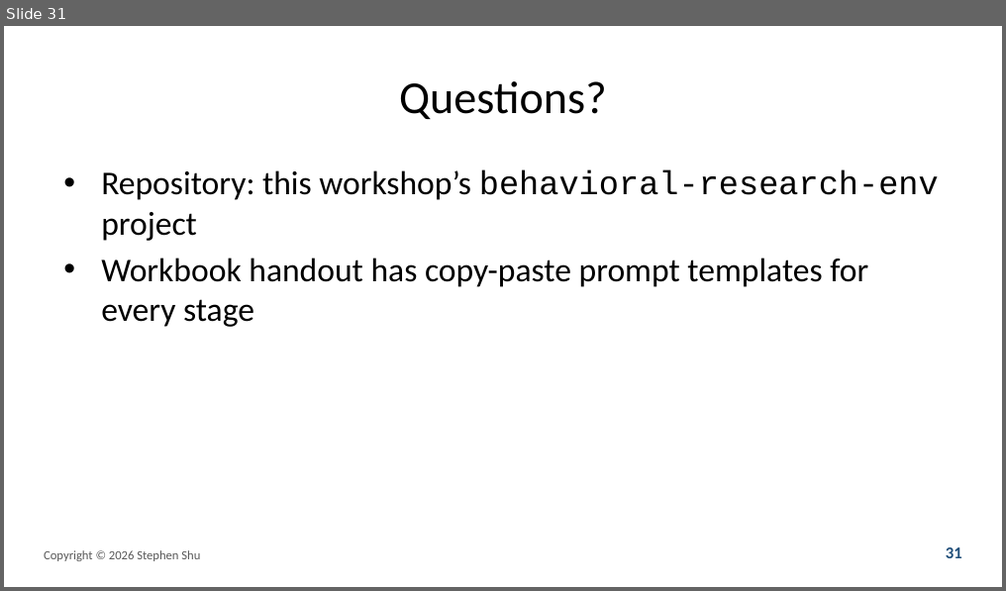
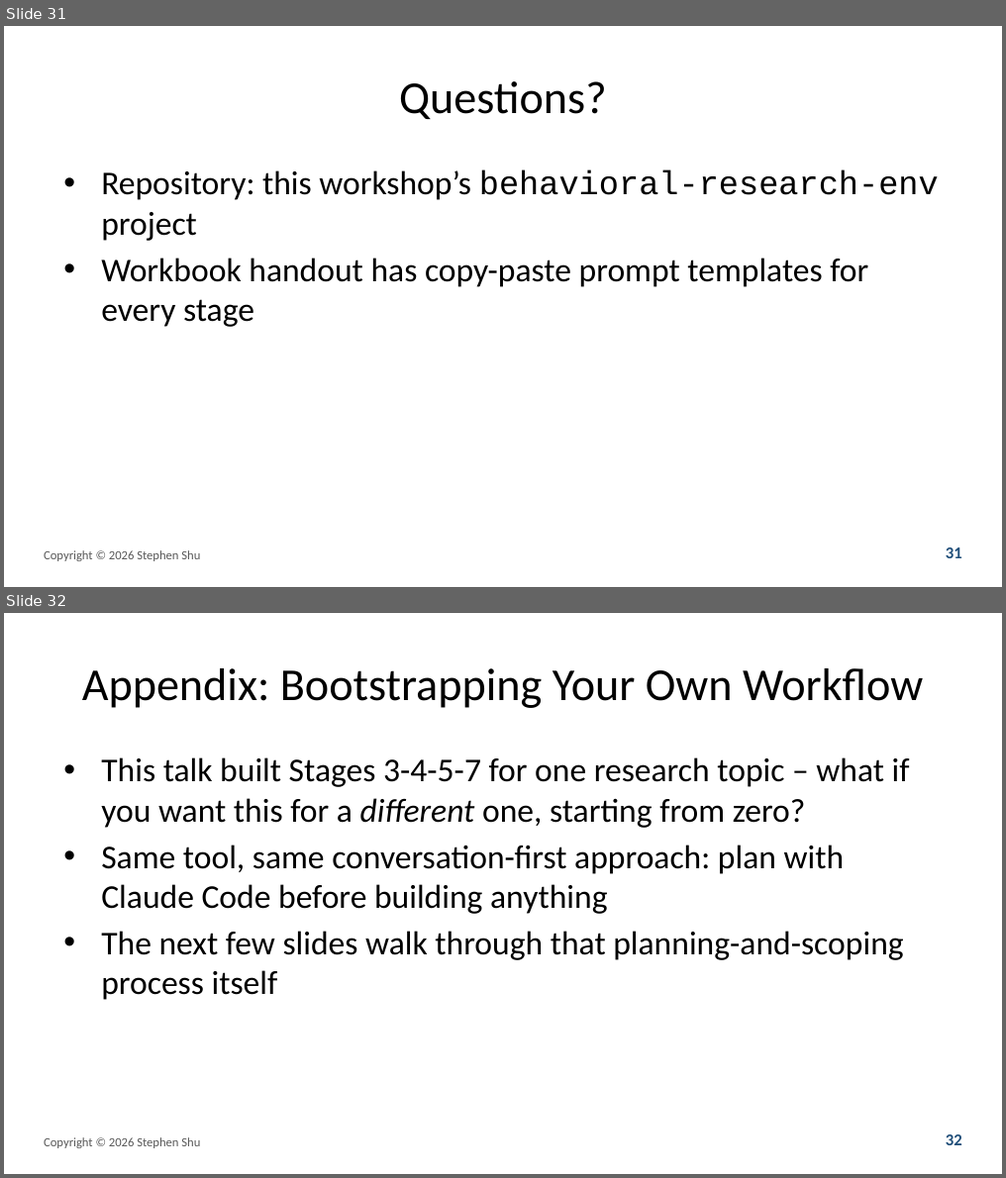
Before and after one commit to prof-stephenshu/behavioral-research-env, a slide deck: presentations/2026-workshop/slides.pptx. Shown one above the other, each under a label of ours: slide 31 before the commit, slides 31 and 32 after it. The pictures are 1006x591 and 1006x1178 pixels, drawn with LibreOffice and Linux fonts; fonts in the diff are those of the drawing. Boxes give left, top, right and bottom in pixels: in the first picture for what was removed or moved away, otherwise in the second. Text is boxed around its words. In the diff, an @@ line names an element or a change of style, - is before the commit and + after.

Commit message:
Add appendix on bootstrapping your own N-stage workflow
Adds a 7-slide appendix to the deck and a matching Section 7 to the
workbook, aimed at someone who wants to set up this kind of workflow
for a different research topic from a bare repository (this project
already has the Stage 3/4/5/7 skills; a new user would not).

Content walks through the planning process itself rather than just
skill-file syntax: (1) plan all 9 stages with Claude Code before
building anything, (2) make an explicit scoping call about which
stages to build first based on how well-specified their inputs and
outputs are, (3) a concrete bootstrap prompt for drafting a new
SKILL.md from an existing one as a style reference, (4) validate on a
tiny throwaway example before scaling, and (5) a tie-back noting this
project itself later expanded from Stages 3-4 to include 5 and 7 once
validated, rather than stopping there.

New roadmap_diagram.png (via make_roadmap_diagram.py, adapted from the
existing pipeline diagram script) visualizes the three-tier call:
build now (3, 4), build next (5, 7), reserved (1, 2, 6, 8, 9). Used in
both the slide appendix and the workbook appendix.

Also added a one-line pointer from workbook Section 3 to the new
Section 7, for readers who don't yet have the skill files it assumes.

```diff
--- a/presentations/2026-workshop/slides.pptx
+++ b/presentations/2026-workshop/slides.pptx
@@ slide 32 added at (4, 613, 1002, 1174), background #FFFFFF @@
@@ title added at (82, 668, 923, 708), 33 pt, text #000000 @@
+Appendix: Bootstrapping Your Own Workflow
@@ text added at (101, 758, 910, 1000), 24 pt, text #000000 @@
+• This talk built Stages 3-4-5-7 for one research topic – what if you want this for a different one, starting from zero?
+• Same tool, same conversation-first approach: plan with Claude Code before building anything
+• The next few slides walk through that planning-and-scoping process itself
@@ text added at (44, 1138, 200, 1149), 9 pt, text #595959 @@
+Copyright © 2026 Stephen Shu
@@ text added at (945, 1135, 962, 1146), 12 pt, text #1F4E79, bold @@
+32
```
Also in this commit, not shown: 6 other slides added, 5 other files.
